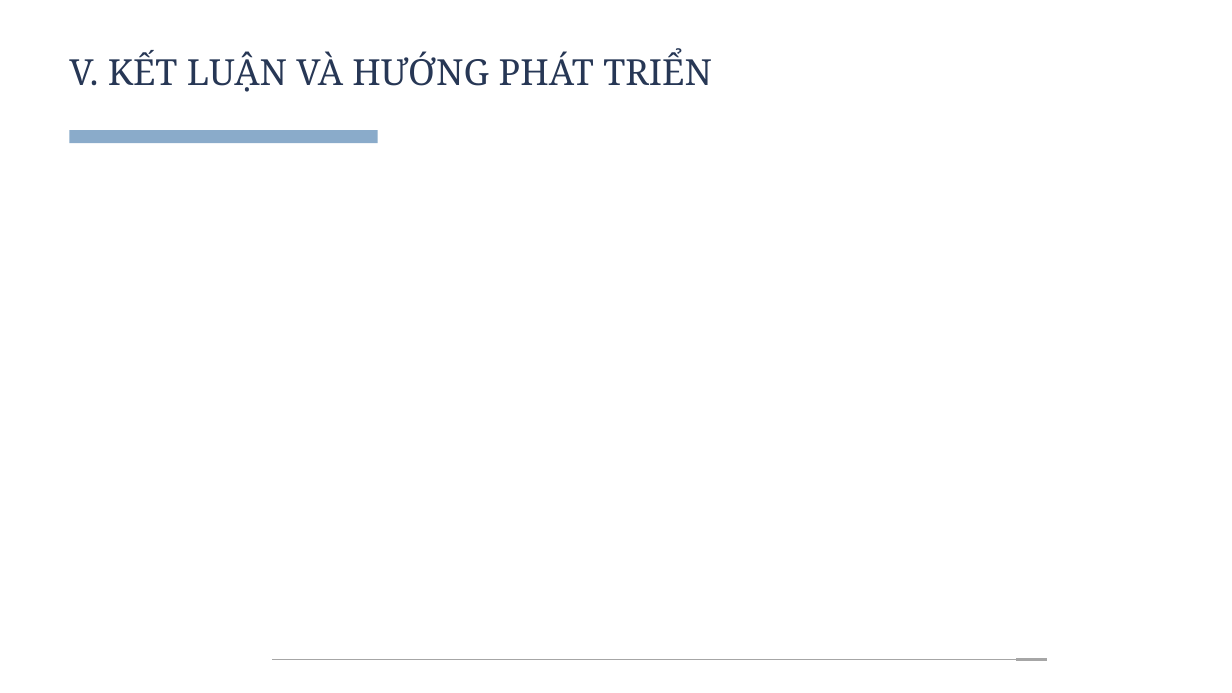
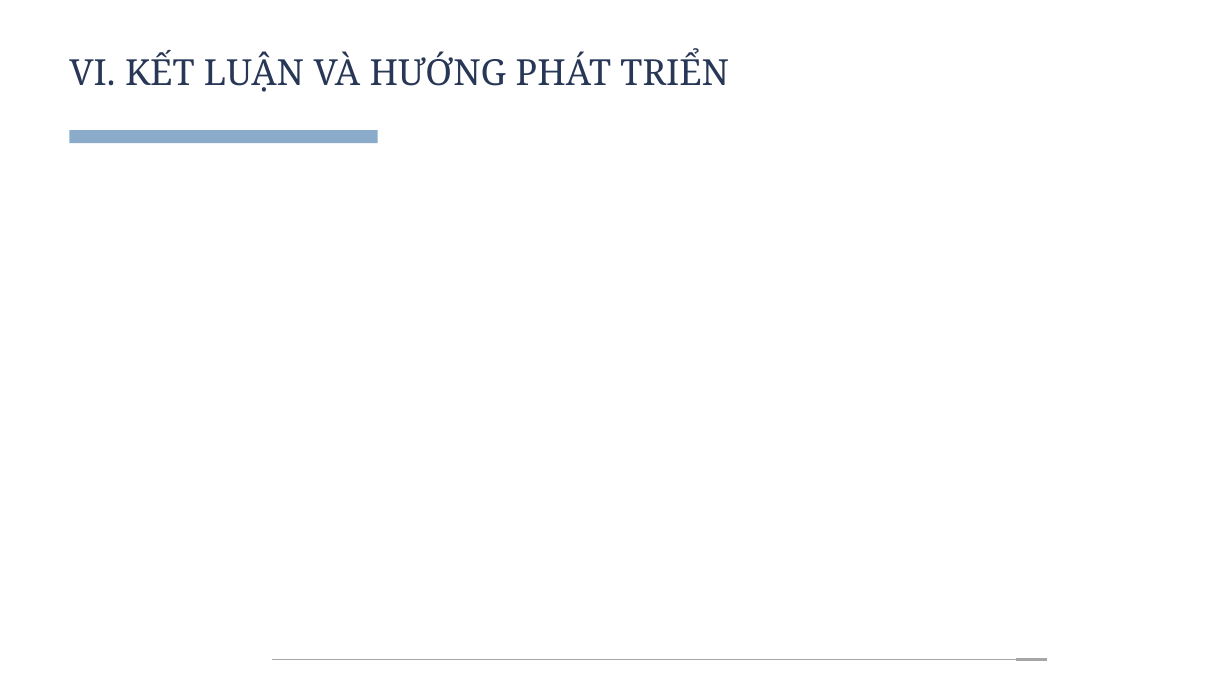
Before and after one commit to n0aHVN/Nhom01_BDML_02, a slide deck: slide 11 of Final/Nhom01.pptx. Drawn at 1232x693 pixels with LibreOffice and Linux fonts; fonts in the diff are those of the drawing. Boxes give left, top, right and bottom in pixels: in the first picture for what was removed or moved away, otherwise in the second. Text is boxed around its words. In the diff, an @@ line names an element or a change of style, - is before the commit and + after.

```diff
--- a/Final/Nhom01.pptx
+++ b/Final/Nhom01.pptx
@@ text at (69, 51, 729, 92): text changed @@
-V. KẾT LUẬN VÀ HƯỚNG PHÁT TRIỂN
+VI. KẾT LUẬN VÀ HƯỚNG PHÁT TRIỂN
```
Also in this commit, not shown: 1 other slide changed.
